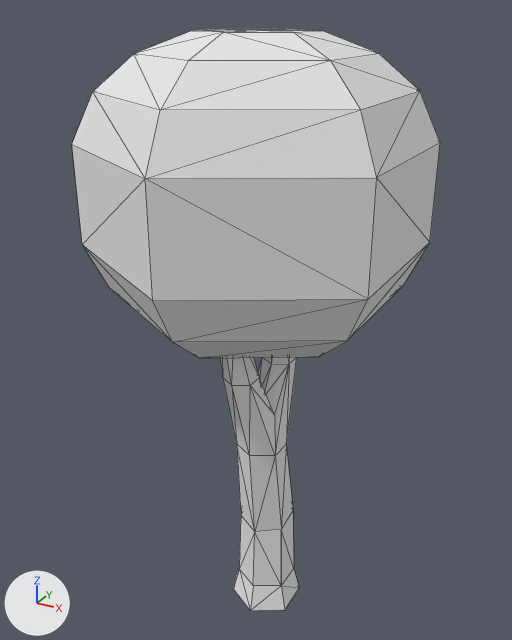
An edit to the OBJ model Assets/MapEditor/modular_terrain_collection/Hilly_Prop_Tree_Oak_2.obj, drawn before and after from the same camera.
Before and after are seen from a 50 mm lens placed at (2.29, -4.36, 4.81), pointed at (-0.16, 0.09, 2.58). The axes (+X, +Y, +Z) are drawn at lower left. The lights are the same throughout. Mesh edges are drawn as thin lines. Where no turn or scale is listed for an object, it has been applied to the vertices.

Before the edit, the objects in view are built like this:
```python
mat_oak_leaves = principled_material('Oak_Leaves')
mat_oak_leaves.base_color = (0.8, 0.8, 0.8)  # white #e7e7e7
mat_oak_leaves.roughness = 1.0
mat_wood_dark = principled_material('Wood_Dark')
mat_wood_dark.base_color = (0.8, 0.8, 0.8)  # white #e7e7e7
mat_wood_dark.roughness = 1.0
me_object1 = bpy.data.meshes.new('object1')
me_object1.from_pydata(...)  # 56 vertices, 96 faces; spans x -0.29..0.26, y -0.39..0.34, z 0.0..2.7
me_object1.materials.append(mat_wood_dark)  # white #e7e7e7
me_object2 = bpy.data.meshes.new('object2')
me_object2.from_pydata(...)  # 50 vertices, 96 faces; spans x -1.2..1.0, y -1.27..1.27, z 2.52..4.68
me_object2.materials.append(mat_oak_leaves)  # white #e7e7e7
ob_object1 = bpy.data.objects.new('object1', me_object1)
ob_object1.location = (0.0, 0.0, 0.0)
ob_object2 = bpy.data.objects.new('object2', me_object2)
ob_object2.location = (0.0, 0.0, 0.0)
```
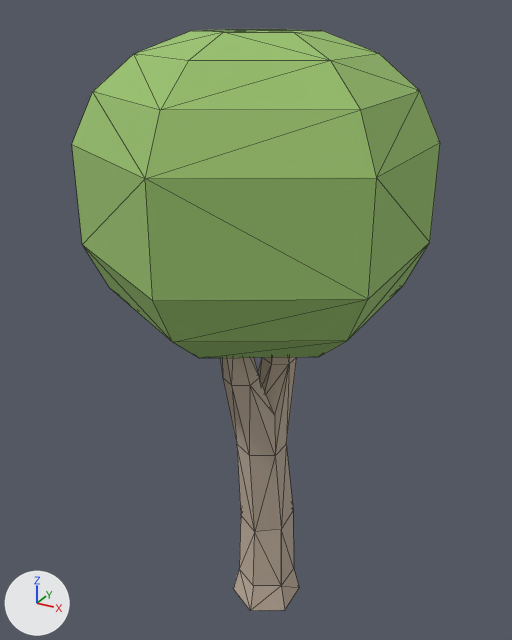
What differs and where, as boxes [x1, y1, x2, y2] in the pictures (512 x 640 px):
'object2', recoloured (white to green)
    both: [72, 29, 440, 358]
'object1', recoloured
    both: [220, 357, 299, 611]

Diff of the bpy script that builds the scene:
```diff
--- a/Assets/MapEditor/modular_terrain_collection/Hilly_Prop_Tree_Oak_2.obj.py
+++ b/Assets/MapEditor/modular_terrain_collection/Hilly_Prop_Tree_Oak_2.obj.py
@@ mat_wood_dark @@
 mat_wood_dark = principled_material('Wood_Dark')
-mat_wood_dark.base_color = (0.8, 0.8, 0.8)  # white #e7e7e7
+mat_wood_dark.base_color = (0.518, 0.42, 0.333)  # beige #bfad9c
 mat_wood_dark.roughness = 1.0
@@ mat_oak_leaves @@
 mat_oak_leaves = principled_material('Oak_Leaves')
-mat_oak_leaves.base_color = (0.8, 0.8, 0.8)  # white #e7e7e7
+mat_oak_leaves.base_color = (0.322, 0.541, 0.157)  # green #9ac26e
 mat_oak_leaves.roughness = 1.0
```
